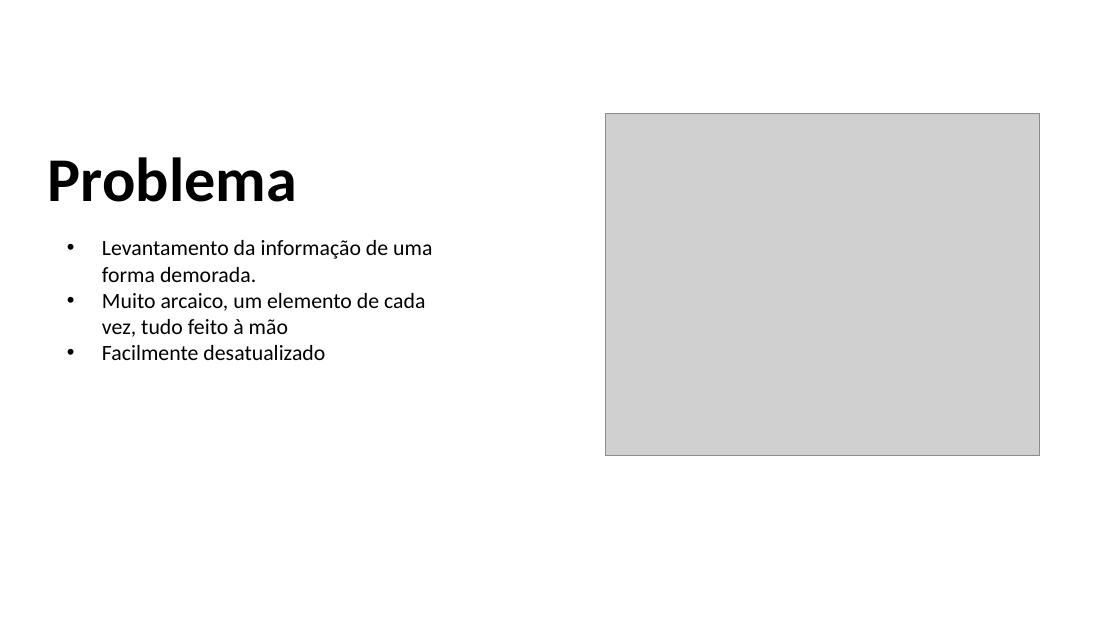
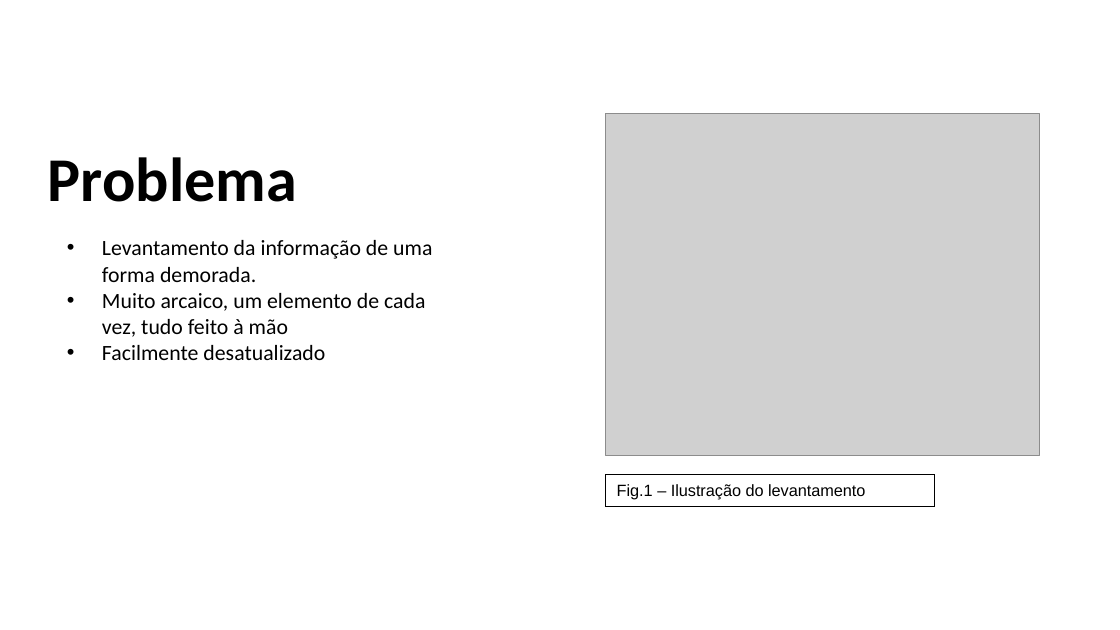
Before and after one commit to JAD-Hackathon/challenge2, a slide deck: slide 3 of docs/JAD_ATC_Hackathon_2026.pptx. Drawn at 1120x630 pixels with LibreOffice and Linux fonts; fonts in the diff are those of the drawing; grey boxes stand for pictures; background and template pictures are left out. Boxes give left, top, right and bottom in pixels: in the first picture for what was removed or moved away, otherwise in the second. Text is boxed around its words. In the diff, an @@ line names an element or a change of style, - is before the commit and + after.

```diff
--- a/docs/JAD_ATC_Hackathon_2026.pptx
+++ b/docs/JAD_ATC_Hackathon_2026.pptx
@@ rectangle added at (606, 474, 934, 506), outline #000000 0.75 pt, 10.5 pt, text #000000 @@
+Fig.1 – Ilustração do levantamento
```
Also in this commit, not shown: 4 other slides changed, 1 slide added, 1 slide removed.
